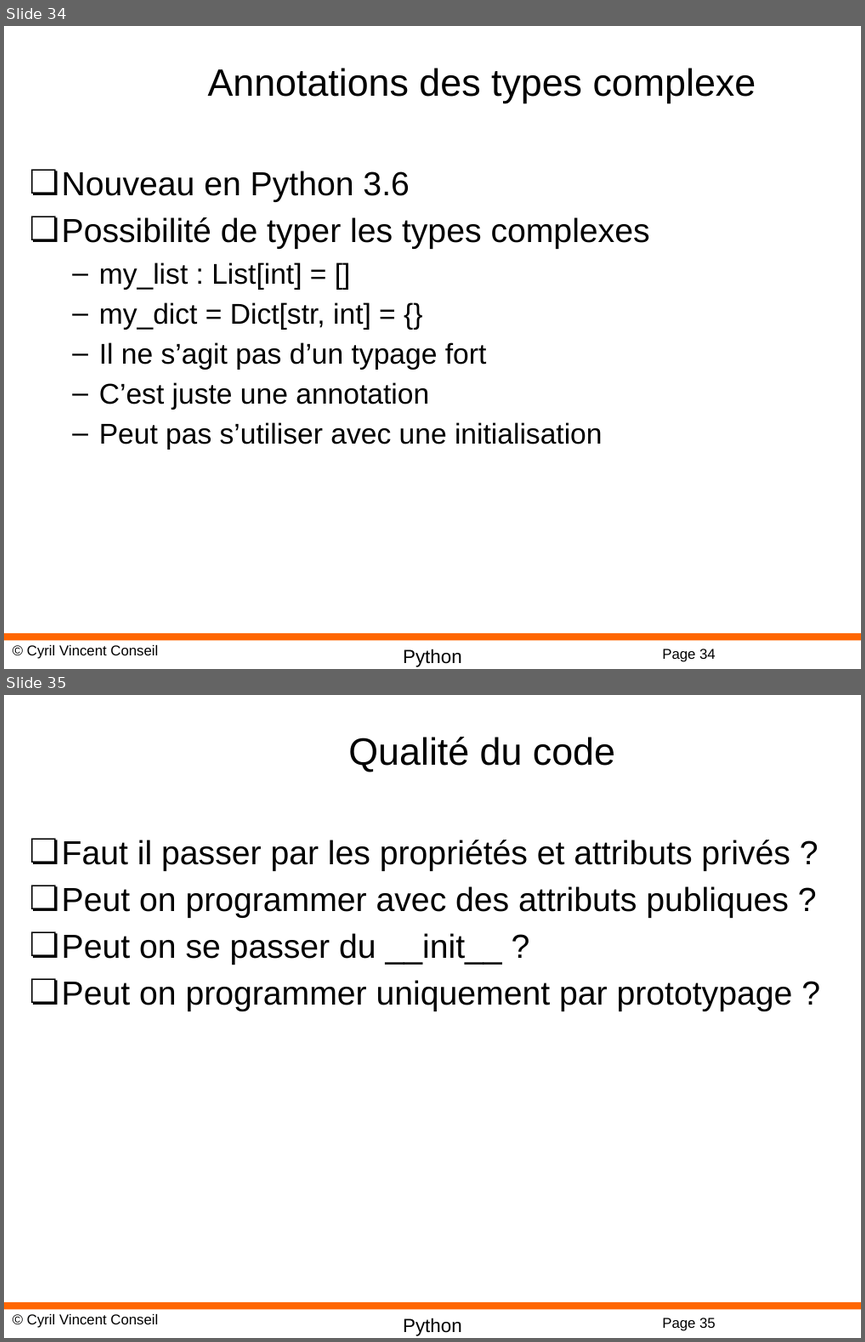
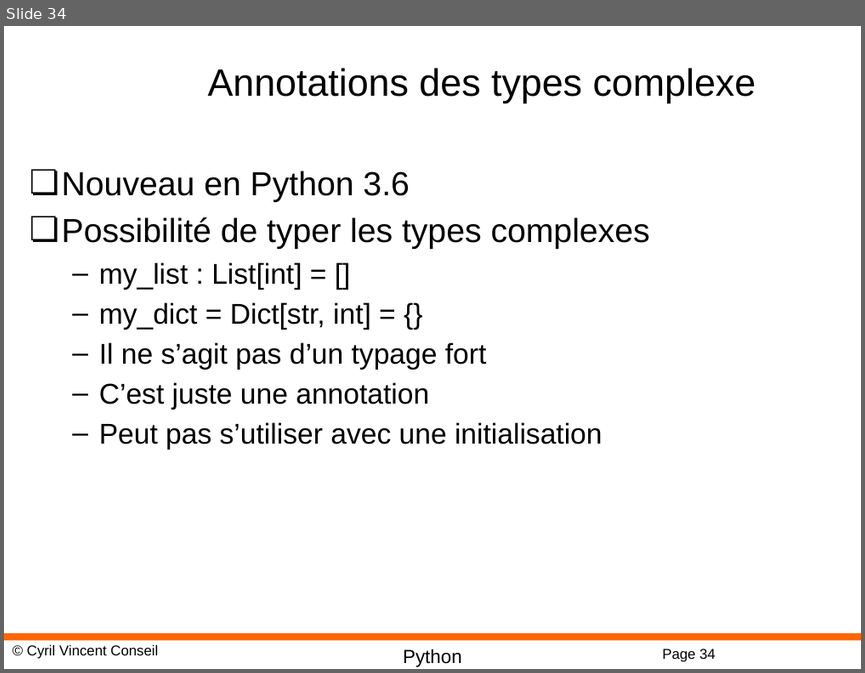
Before and after one commit to cyrilvincent/python-advanced, a slide deck: PPT/Python08-OO.pptx. Shown one above the other, each under a label of ours: slides 34 and 35 before the commit, slide 34 after it. The pictures are 865x1342 and 865x673 pixels, drawn with LibreOffice and Linux fonts; fonts in the diff are those of the drawing; background and template pictures are left out. Boxes give left, top, right and bottom in pixels: in the first picture for what was removed or moved away, otherwise in the second. Text is boxed around its words. In the diff, an @@ line names an element or a change of style, - is before the commit and + after.

```diff
--- a/PPT/Python08-OO.pptx
+++ b/PPT/Python08-OO.pptx
@@ slide 35 removed at (4, 695, 861, 1338), background #FFFFFF; not listed: 4 template elements that a slide beside it also shows @@
@@ title removed at (348, 737, 615, 772) @@
-Qualité du code
@@ text removed at (62, 839, 793, 1011) @@
-❏ Faut il passer par les propriétés et attributs privés ?
-❏ Peut on programmer avec des attributs publiques ?
-❏ Peut on se passer du __init__ ?
-❏ Peut on programmer uniquement par prototypage ?
```
Also in this commit, not shown: 2 other files.
